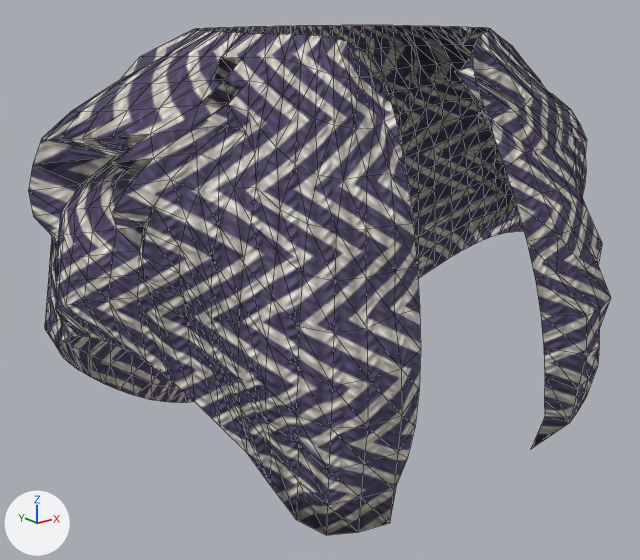
The glTF model game/assets/characters/cast/mae_kessler/mae_kessler__a_over.gltf: old version first, new version second.
Camera for both pictures: a camera (50 mm lens) standing at (-0.444, -0.568, 1.381) and looking at (-0.015, -0.032, 1.167). The axes (+X, +Y, +Z) are drawn at lower left. The lights are the same throughout. The first picture is the older version. Mesh edges are drawn as thin lines. Vertices at exactly the same position are counted once.

Names of what the first picture shows: 'Shawl'.
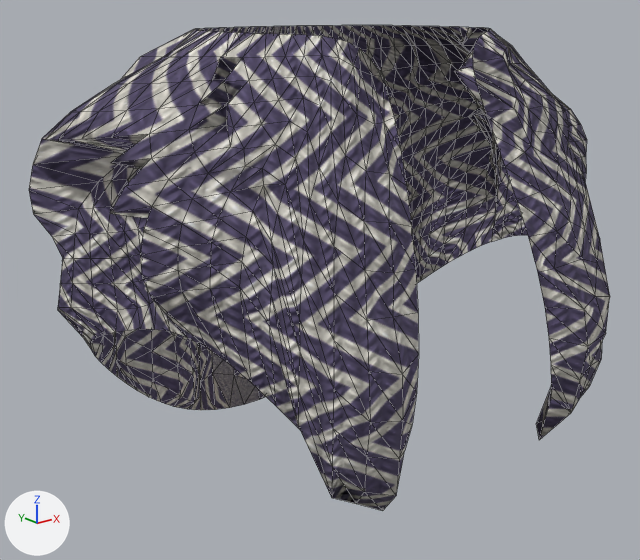
Pixel boxes (x1, y1, x2, y2) of what changed, in the pictures (640 x 560 px; the box of a moved part takes in the faces that stretch with it):
'Shawl', reshaped: before (29, 25, 611, 535); after (29, 25, 610, 511)
part 1 of me_shawl, moved or reshaped: before (29, 29, 586, 498); after (29, 29, 587, 496)
part 2 of me_shawl, surface changed: before (45, 26, 611, 535); after (52, 26, 610, 511)
part 3 of me_shawl, recoloured: before (151, 366, 593, 535); after (177, 307, 602, 511)

What the commit changed:
me_shawl is used by ob_shawl; location (0.0, 0.0, 0.0).
me_shawl had 871 vertices, 1584 faces and spanned x -0.238..0.242, y -0.213..0.135, z 1.009..1.363.
me_shawl now has 871 vertices, 1584 faces and spans x -0.233..0.233, y -0.213..0.13, z 1.001..1.363.
me_shawl part 1: 638 of 871 vertices moved; they spanned x -0.238..0.242, y -0.213..0.135, z 1.009..1.348 and now span x -0.233..0.227, y -0.213..0.13, z 1.001..1.35; mean shift (0.0, -0.003, 0.007); largest move (-0.154, -0.154, 1.086) -> (-0.158, -0.162, 1.199).
me_shawl part 2: 808 kept faces spanning x -0.221..0.225, y -0.213..0.13, z 1.001..1.363 get new texture (UV) coordinates.
me_shawl part 3: 94 kept faces spanning x -0.158..0.158, y -0.209..0.13, z 1.001..1.216 get new vertex colours; the middle colour goes from white #f6f5f3 to white #f9f8f7.
